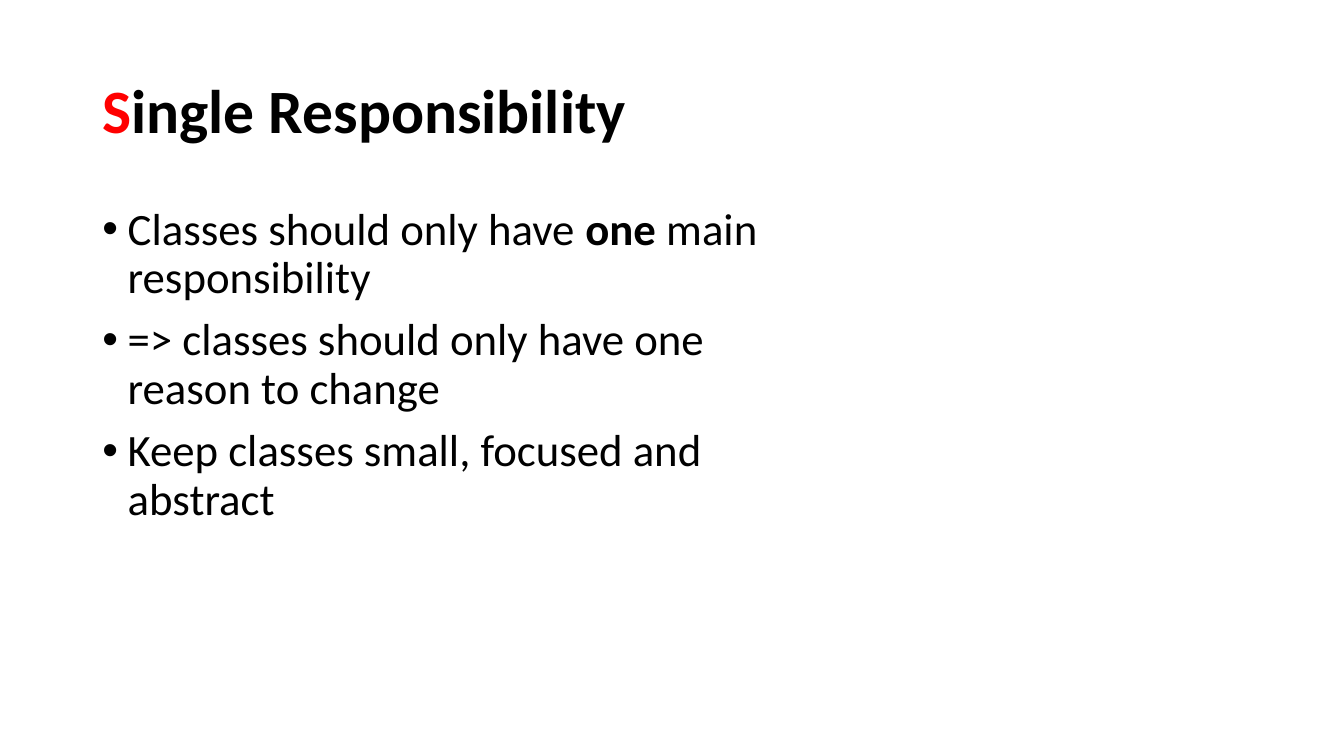
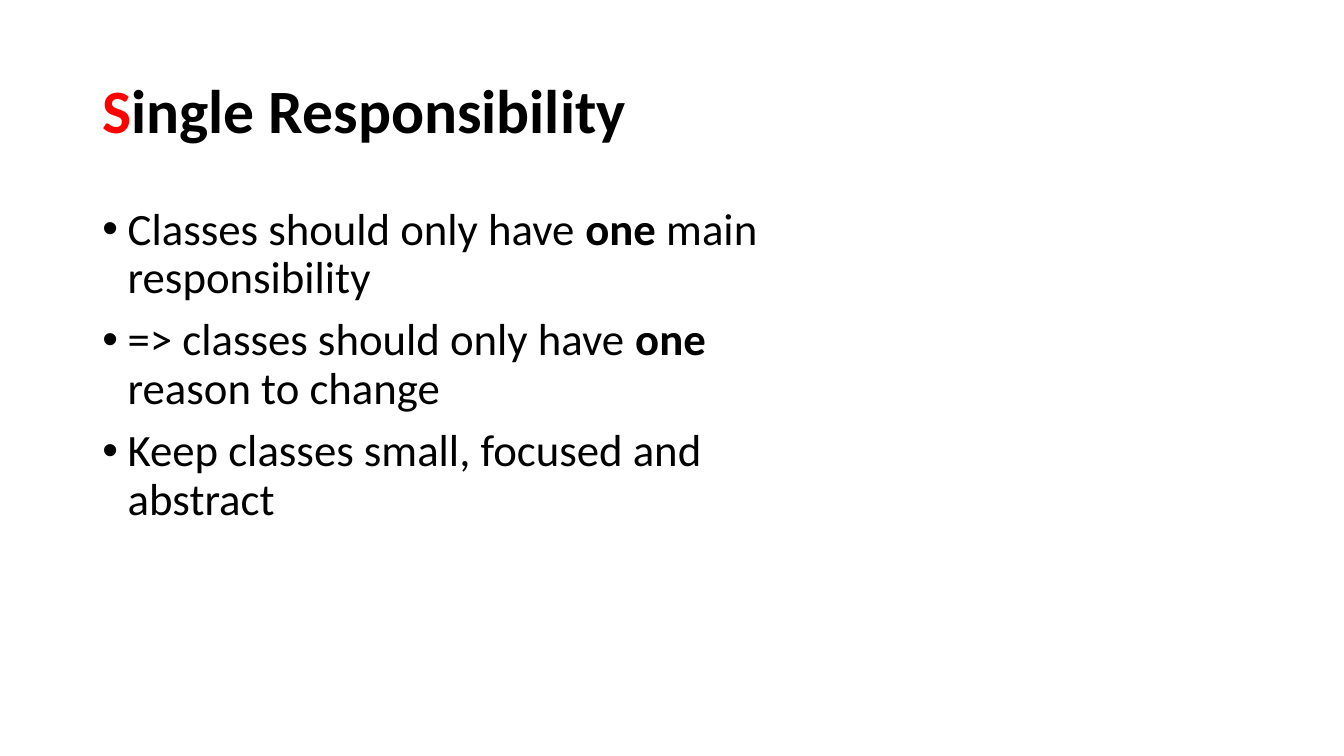
Before and after one commit to perl-easj/OOProg, a slide deck: slide 96 of Chap/SOLID/Presentations/SOLID.pptx (slide 40 before the commit). Drawn at 1344x756 pixels with LibreOffice and Linux fonts; fonts in the diff are those of the drawing. Boxes give left, top, right and bottom in pixels: in the first picture for what was removed or moved away, otherwise in the second. Text is boxed around its words. In the diff, an @@ line names an element or a change of style, - is before the commit and + after.

```diff
--- a/Chap/SOLID/Presentations/SOLID.pptx
+++ b/Chap/SOLID/Presentations/SOLID.pptx
@@ text at bbox=[128, 324, 706, 412]: bold on in "one" @@
```
Also in this commit, not shown: 14 other slides changed, 17 slides added, 29 slides removed, 1 other file.
